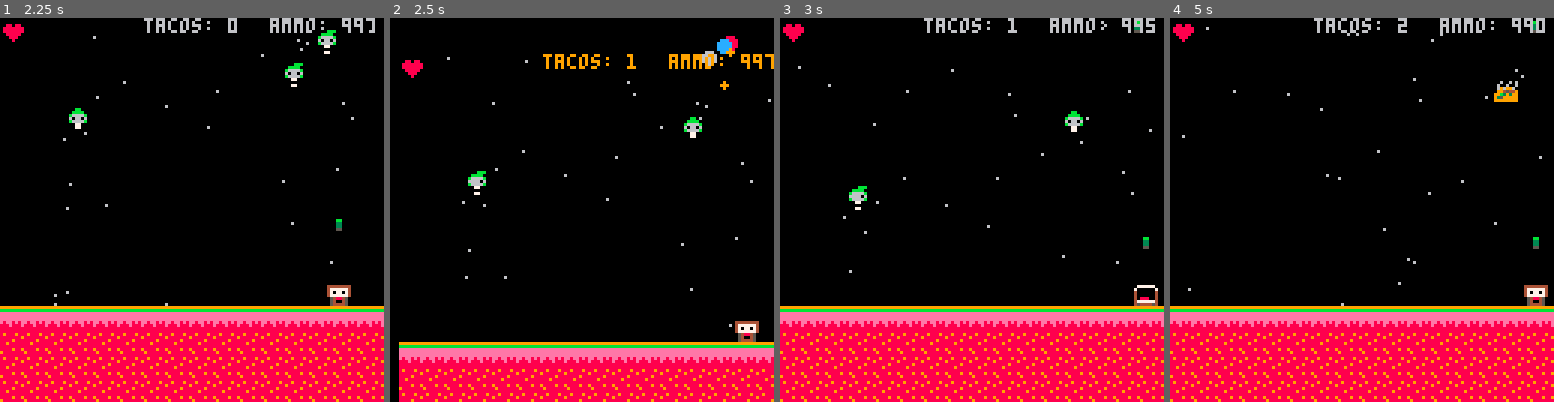
Above: before the commit, frames 1-4 (left to right).
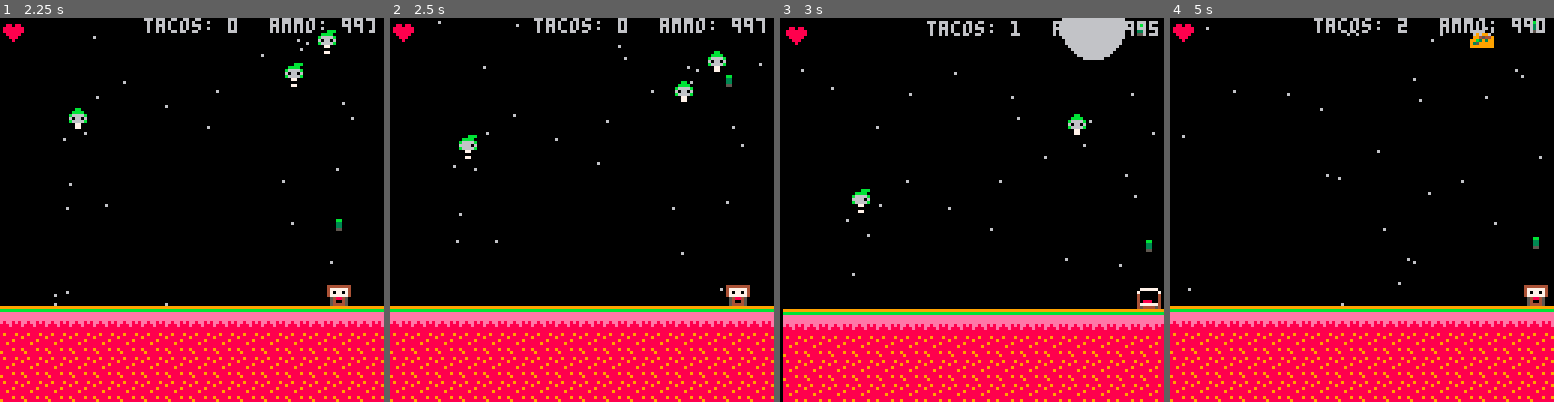
Above: after the commit, the same moments.

Repository: simgish/pico-8
Game: PICO-8 cartridge tacos.p8
Two runs of this game, one before a commit and one after it. Both use one fixed random seed, a clock stepped at 60 frames per second and the inputs below.
Inputs:
- Up to frame 1 (2.25 s): tap X (X key) at 0.33, 1.07, 1.85 s; tap O (Z key) at 0.7, 1.7, 2.1 s; hold Right 1.6-2.1 s; hold Up from 2.15 s (still down)
- Up to frame 2 (2.5 s): release Up at 2.42 s; hold Right from 2.47 s (still down)
- Up to frame 3 (3 s): keep holding Right; tap O (Z key) at 2.5, 2.9 s; tap X (X key) at 2.97 s
- Up to frame 4 (5 s): release Right at 3.03 s; hold Left 3.08-3.58 s; tap O (Z key) every 0.4 s from 3.3 to 4.9 s; hold Right 4.02-4.68 s; tap X (X key) at 4.08 s; hold Up from 4.73 s (still down)

Frame 1 is identical in both runs. In frame 2, 20% of the frame differs, in the area x 0-100%, y 0-100%; in frame 3, 11%; in frame 4, 0.5%.

Commit message:
fix hitboxes

Diff:
--- a/tacos.p8
+++ b/tacos.p8
@@ -65,7 +65,7 @@
 	t = t+1
 	move()
 
-	if (rnd(300)<15) then
+	if ((rnd(300) < 15) and (t > lasttaco + 100)) then
 		spawn_taco()
 	end
 
@@ -78,18 +78,7 @@
 	end
 
 	update_stars()
-
-	foreach(tacos, function(t)
-		t.y = t.y + t.dy
-		if (t.y > 148) del(tacos,t)
-
-		if (collide(t,p) and p.sp==2) then
-			del(tacos,t)
-			sfx(2)
-			score+=5
-			p.ammo+=5
-		end
-	end)
+	update_tacos()
 
 	foreach(enemy_bullets, function(b)
 		b.y = b.y + b.dy
@@ -146,10 +135,7 @@
 		spr(b.sp, b.x, b.y)
 	end
 
-	for t in all(tacos) do
-		spr(t.sp, t.x, t.y)
-		animate(t)
-	end
+	draw_tacos()
 
 	for e in all(enemies) do
 		spr(e.sp, e.x, e.y)
@@ -168,12 +154,18 @@
 end
 
 function gameover_update()
+	t = t+1
+	shaking = false
+	camera(0,0)
 	update_stars()
+	update_tacos()
+	spawn_taco()
 	if (btn(2)) reset_game(1)
 end
 
 function gameover_draw()
 	draw_stars()
+	draw_tacos()
 	map(0,12,0,96,16,4)
 	print("game over ", 20,30)
 	print("score: "..score,20,50)
@@ -302,7 +294,7 @@
 		dx = 0,
 		dy = 6,
 		sp = 16,
-		hitbox={x=0,y=0,w=2,h=6}
+		hitbox={x=3,y=2,w=2,h=4}
 	}
 
 	add(bullets, b)
@@ -317,10 +309,8 @@
 
 -- actors --
 function spawn_taco()
- if (t < lasttaco + 100) return
-
 	local taco = {
-		x=rnd(104)+16,
+		x=rnd(104)+8,
 		y= -rnd(32)-16,
 		dy=rnd(1)+0.5,
 		sp=7,
@@ -331,6 +321,27 @@
 
 	add(tacos,taco)
 	lasttaco = t
+end
+
+function update_tacos()
+	foreach(tacos, function(t)
+		t.y = t.y + t.dy
+		if (t.y > 148) del(tacos,t)
+
+		if (collide(t,p) and p.sp==2) then
+			del(tacos,t)
+			sfx(2)
+			score+=5
+			p.ammo+=5
+		end
+	end)
+end
+
+function draw_tacos()
+	for t in all(tacos) do
+		spr(t.sp, t.x, t.y)
+		animate(t)
+	end
 end
 
 function spawn_skull()
@@ -341,7 +352,7 @@
 		sp=32,
 		index=1,
 		anim={32,33},
-		hitbox={x=0,y=0,w=6,h=8},
+		hitbox={x=1,y=0,w=6,h=8},
 		hp=1
 	}
 
@@ -392,7 +403,7 @@
 			dx = 0,
 			dy = 1.5,
 			sp = 17,
-			hitbox={x=0,y=0,w=6,h=8}
+			hitbox={x=3,y=2,w=2,h=4}
 		}
 
 		add(enemy_bullets, b)
